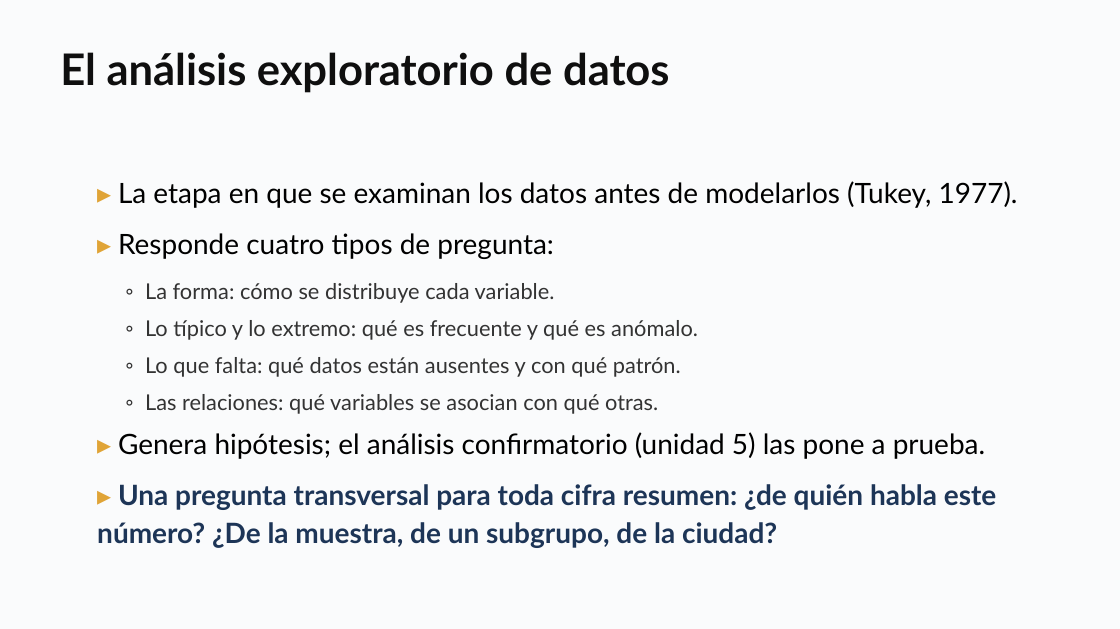
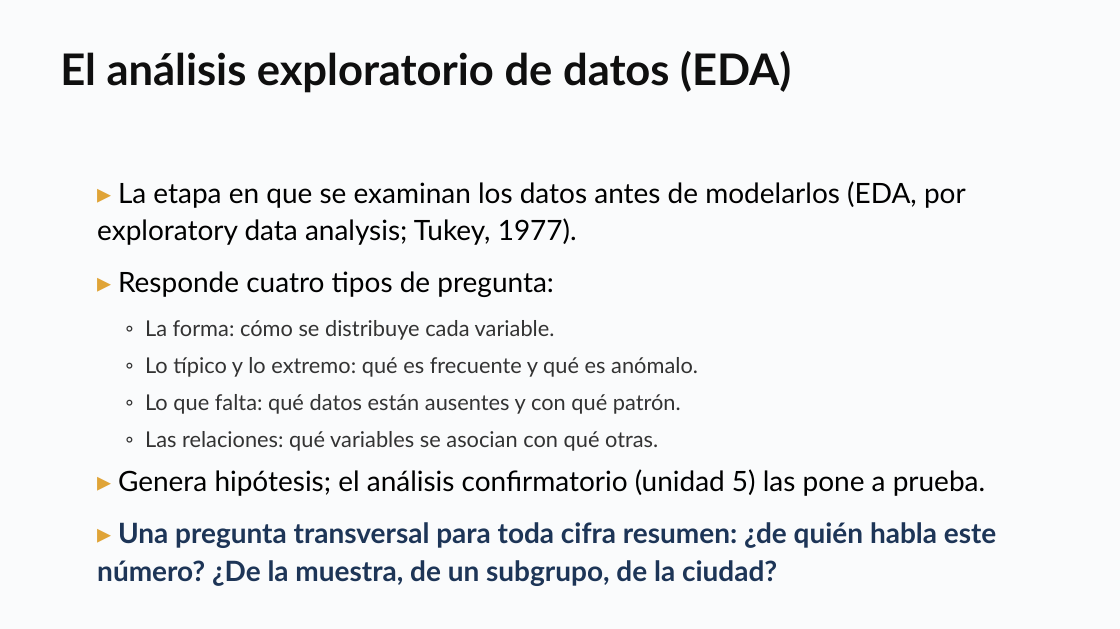
Before and after one commit to daniopitz/cienciadatos, a slide deck: slide 15 of presentaciones/clase02_pandas_eda.pptx. Drawn at 1120x629 pixels with LibreOffice and Linux fonts; fonts in the diff are those of the drawing. Boxes give left, top, right and bottom in pixels: in the first picture for what was removed or moved away, otherwise in the second. Text is boxed around its words. In the diff, an @@ line names an element or a change of style, - is before the commit and + after.

```diff
--- a/presentaciones/clase02_pandas_eda.pptx
+++ b/presentaciones/clase02_pandas_eda.pptx
@@ text at [60, 51, 791, 93]: text changed @@
-El análisis exploratorio de datos
+El análisis exploratorio de datos (EDA)
@@ text at [97, 181, 966, 245]: text changed @@
-▸ La etapa en que se examinan los datos antes de modelarlos (Tukey, 1977).
+▸ La etapa en que se examinan los datos antes de modelarlos (EDA, por exploratory data analysis; Tukey, 1977).
```
Also in this commit, not shown: 1 other slide changed, 1 other file.
